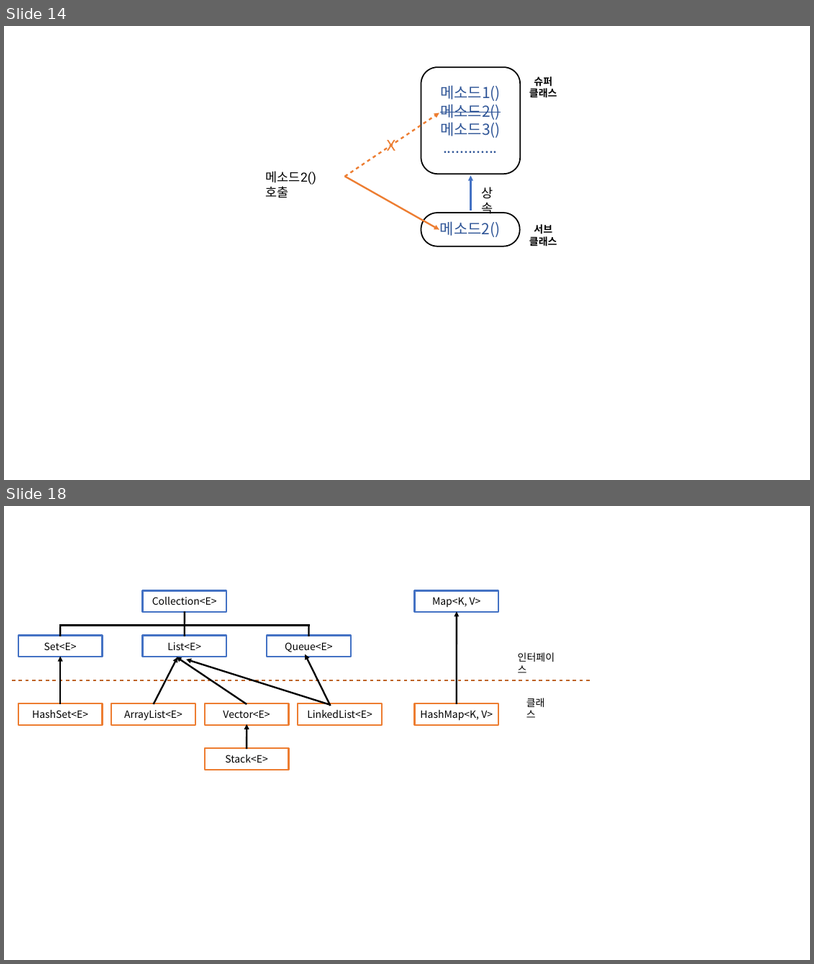
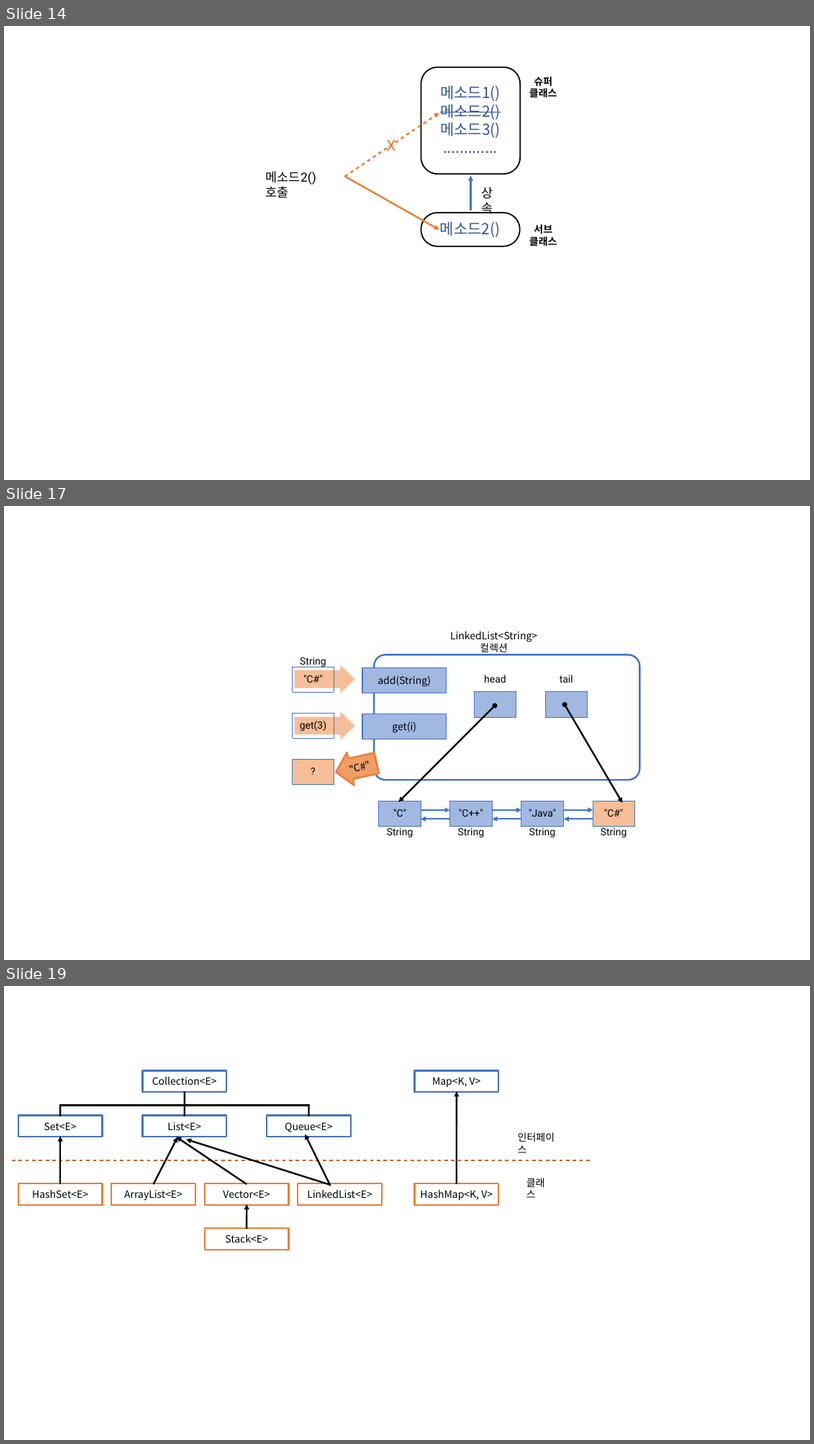
Before and after one commit to Rap0d/rap0d.github.io, a slide deck: assets/form/matrix.pptx. Shown one above the other, each under a label of ours: slides 14 and 18 before the commit, slides 14, 17 and 19 after it; the slides between them are not shown. The pictures are 814x964 and 814x1444 pixels, drawn with LibreOffice and Linux fonts; fonts in the diff are those of the drawing. Boxes give left, top, right and bottom in pixels: in the first picture for what was removed or moved away, otherwise in the second. Text is boxed around its words. In the diff, an @@ line names an element or a change of style, - is before the commit and + after.

```diff
--- a/assets/form/matrix.pptx
+++ b/assets/form/matrix.pptx
@@ slide 17 added at (x1=4, y1=506, x2=810, y2=960), background #FFFFFF @@
@@ text added at (x1=450, y1=631, x2=538, y2=654), 12 pt, text #000000 @@
+LinkedList<String> 컬렉션
@@ table added at (x1=293, y1=646, x2=334, y2=784), 6 rows, 1 columns @@
+String
+"C#"
+
+get(3)
+
+?
@@ rounded rectangle added at (x1=374, y1=655, x2=640, y2=780), outline #4472C4 2 pt @@
@@ right arrow added at (x1=294, y1=665, x2=355, y2=693), fill #F6BE98 @@
@@ rectangle added at (x1=363, y1=667, x2=447, y2=693), fill #A1B8E1, outline #4472C4 1 pt @@
@@ text added at (x1=378, y1=675, x2=431, y2=687), 12 pt, text #000000 @@
+add(String)
@@ table added at (x1=475, y1=667, x2=587, y2=818), 4 rows, 3 columns @@
+head |  | tail
+ |  | 
+ |  | 
+ |  | 
@@ right arrow added at (x1=294, y1=712, x2=355, y2=739), fill #F6BE98 @@
@@ rectangle added at (x1=363, y1=714, x2=447, y2=739), fill #A1B8E1, outline #4472C4 1 pt @@
@@ text added at (x1=392, y1=721, x2=417, y2=733), 12 pt, text #000000 @@
+get(i)
@@ double arrow added from (495, 705) to (399, 802), #000000 2 pt @@
@@ double arrow added from (566, 705) to (623, 803), #000000 2 pt @@
@@ right arrow added at (x1=332, y1=746, x2=381, y2=788), fill #F19D64, outline #ED7D31 2 pt @@
@@ text added at (x1=350, y1=760, x2=371, y2=777), 12 pt, text #000000 @@
+"C#"
@@ table added at (x1=379, y1=800, x2=634, y2=953), 2 rows, 7 columns @@
+"C" |  | "C++" |  | "Java" |  | "C#"
+String |  | String |  | String |  | String
@@ arrow added from (421, 810) to (450, 810), #4472C4 2 pt @@
@@ arrow added from (450, 818) to (421, 818), #4472C4 2 pt @@
@@ arrow added from (493, 810) to (522, 810), #4472C4 2 pt @@
@@ arrow added from (522, 818) to (493, 818), #4472C4 2 pt @@
@@ arrow added from (564, 810) to (593, 810), #4472C4 2 pt @@
@@ arrow added from (593, 818) to (564, 818), #4472C4 2 pt @@
@@ what was slide 18 is now slide 19 @@
```
Also in this commit, not shown: 15 slides changed, 7 other files.
